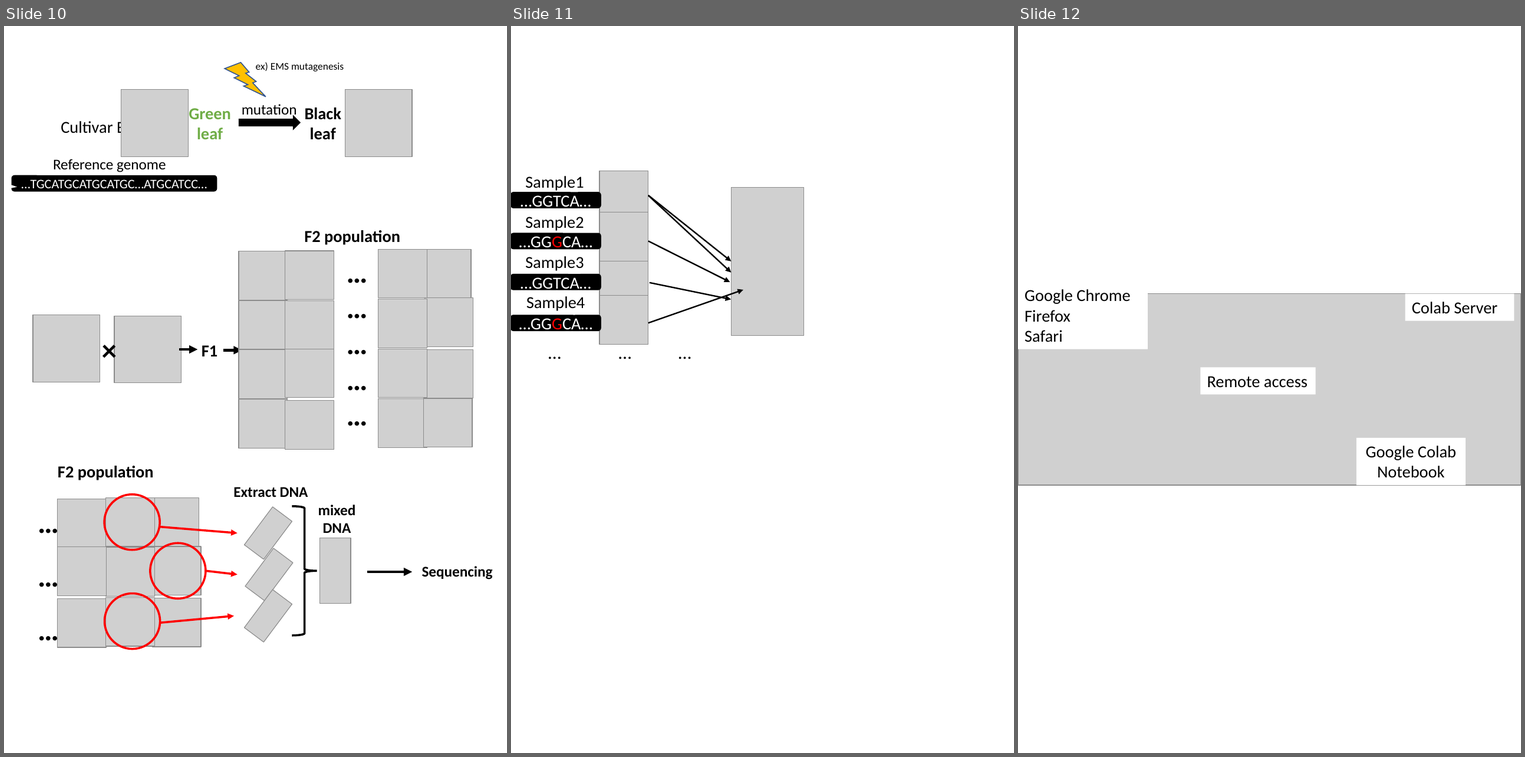
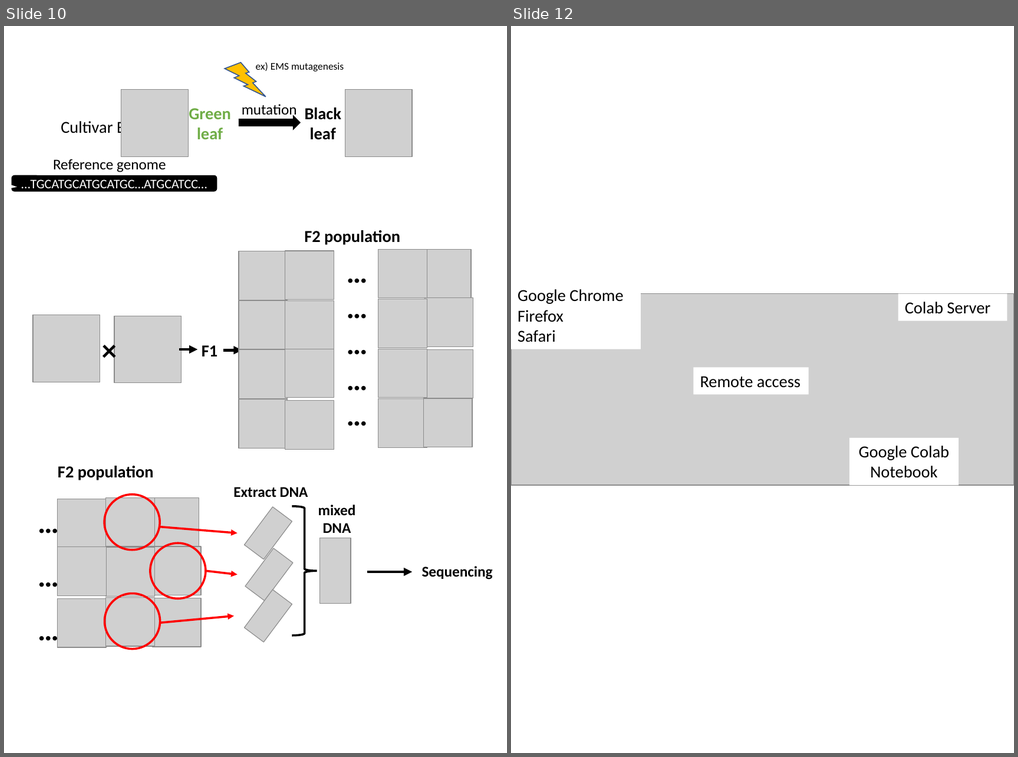
Before and after one commit to slt666666/FAO_lecture, a slide deck: FAO_2024/mutmapqtlseq.pptx. Shown side by side, each under a label of ours: slides 10, 11 and 12 before the commit, slides 10 and 12 after it; the slides between them are not shown. The pictures are 1525x757 and 1018x757 pixels, drawn with LibreOffice and Linux fonts; fonts in the diff are those of the drawing; grey boxes stand for pictures. Boxes give left, top, right and bottom in pixels: in the first picture for what was removed or moved away, otherwise in the second. Text is boxed around its words. In the diff, an @@ line names an element or a change of style, - is before the commit and + after.

```diff
--- a/FAO_2024/mutmapqtlseq.pptx
+++ b/FAO_2024/mutmapqtlseq.pptx
@@ slide 11 removed at [511, 26, 1014, 753], background #FFFFFF @@
@@ text removed at [525, 176, 584, 192] @@
-Sample1
@@ picture removed at [599, 171, 648, 220] @@
@@ rounded speech box removed at [511, 192, 601, 208] @@
-…GGTCA…
@@ arrow removed from (648, 195) to (731, 261) @@
@@ arrow removed from (648, 196) to (731, 272) @@
@@ picture removed at [731, 187, 804, 335] @@
@@ text removed at [525, 216, 584, 231] @@
-Sample2
@@ picture removed at [599, 212, 648, 261] @@
@@ rounded speech box removed at [511, 233, 601, 249] @@
-…GGGCA…
@@ picture removed at [599, 254, 648, 303] @@
@@ arrow removed from (648, 241) to (730, 282) @@
@@ text removed at [525, 256, 584, 271] @@
-Sample3
@@ rounded speech box removed at [511, 274, 601, 290] @@
-…GGTCA…
@@ arrow removed from (648, 323) to (743, 290) @@
@@ arrow removed from (650, 282) to (731, 299) @@
@@ text removed at [526, 296, 585, 311] @@
-Sample4
@@ picture removed at [599, 296, 648, 345] @@
@@ rounded speech box removed at [511, 315, 601, 330] @@
-…GGGCA…
@@ text removed at [530, 337, 579, 366] @@
-…
@@ text removed at [601, 337, 650, 366] @@
-…
@@ text removed at [661, 337, 710, 366] @@
-…
```
Also in this commit, not shown: 1 slide added, 1 other file.
